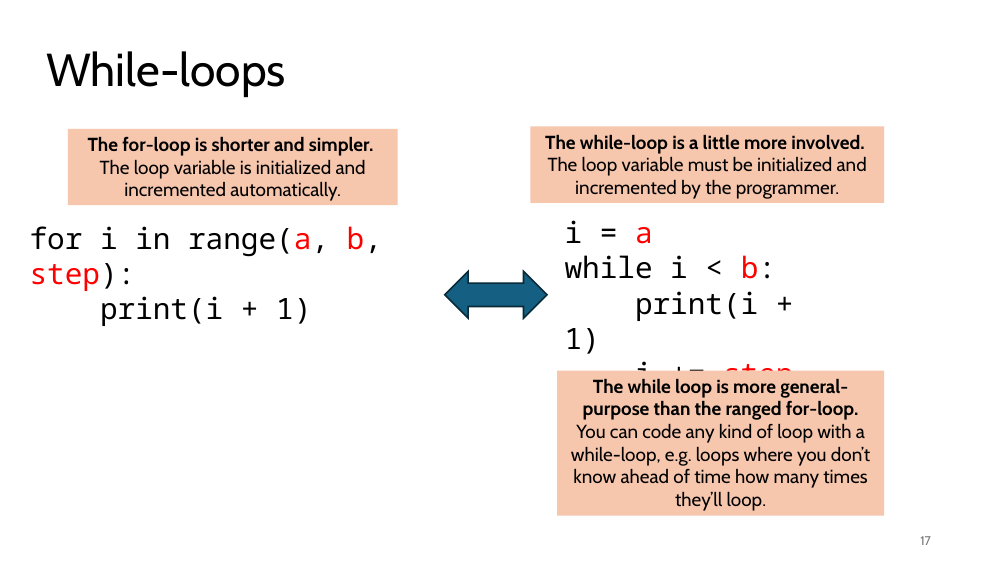
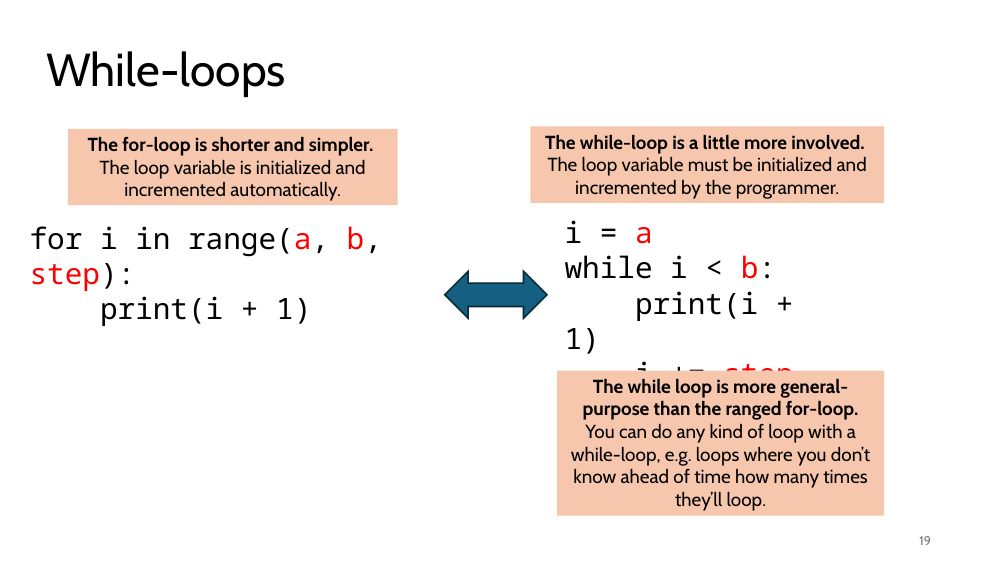
Before and after one commit to tjd1234/cmpt120fall2024, a slide deck: slide 19 of lecture_notes/chapter7/chapter7.pptx (slide 17 before the commit). Drawn at 1008x567 pixels with LibreOffice and Linux fonts; fonts in the diff are those of the drawing. Boxes give left, top, right and bottom in pixels: in the first picture for what was removed or moved away, otherwise in the second. Text is boxed around its words. In the diff, an @@ line names an element or a change of style, - is before the commit and + after.

```diff
--- a/lecture_notes/chapter7/chapter7.pptx
+++ b/lecture_notes/chapter7/chapter7.pptx
@@ text in rectangle at (571, 378, 870, 511): text changed @@
-The while loop is more general-purpose than the ranged for-loop.
-You can code any kind of loop with a while-loop, e.g. loops where you don’t know ahead of time how many times they’ll loop.
+The while loop is more general-purpose than the ranged for-loop.
+You can do any kind of loop with a while-loop, e.g. loops where you don’t know ahead of time how many times they’ll loop.
@@ page number at (919, 536, 931, 545): text changed @@
-17
+19
```
Also in this commit, not shown: 49 other slides changed, 15 slides added, 1 slide removed, 2 other files.
